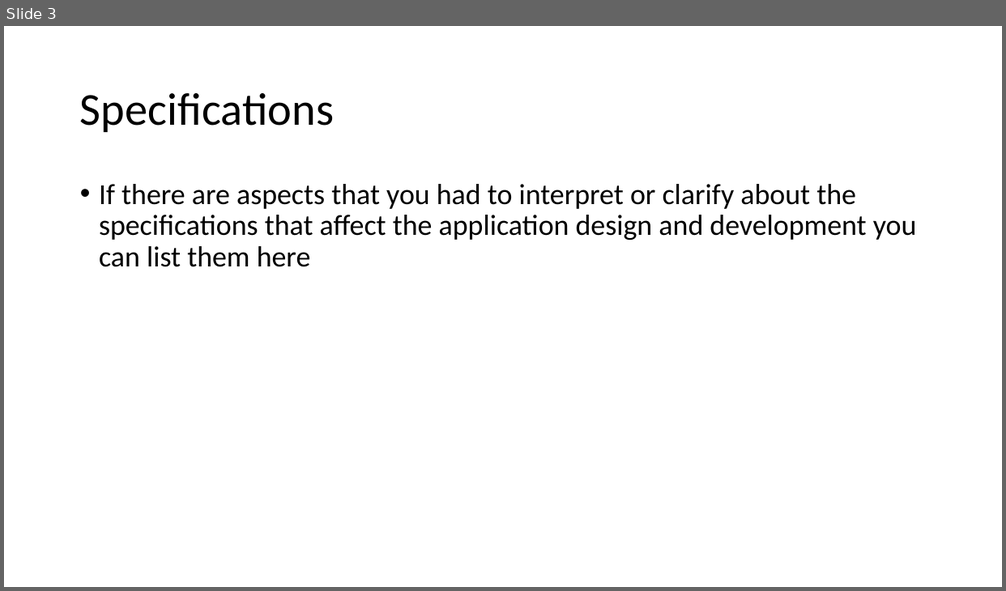
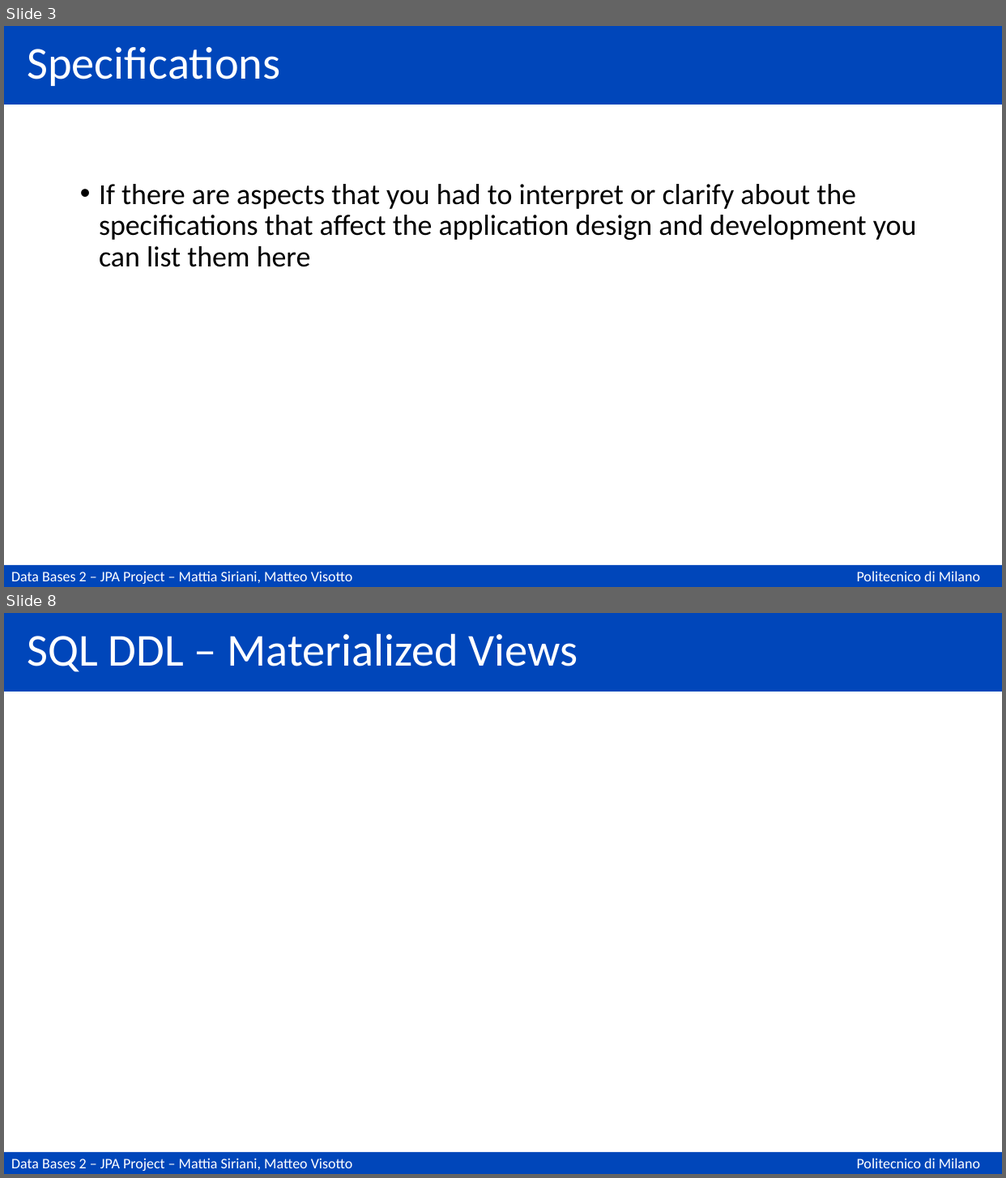
Before and after one commit to matteovisotto/DB2-SirianiVisotto, a slide deck: Documentation.pptx. Shown one above the other, each under a label of ours: slide 3 before the commit, slides 3 and 8 after it; the slides between them are not shown. The pictures are 1006x591 and 1006x1178 pixels, drawn with LibreOffice and Linux fonts; fonts in the diff are those of the drawing. Boxes give left, top, right and bottom in pixels: in the first picture for what was removed or moved away, otherwise in the second. Text is boxed around its words. In the diff, an @@ line names an element or a change of style, - is before the commit and + after.

```diff
--- a/Documentation.pptx
+++ b/Documentation.pptx
@@ slide 8 added at [4,613,1002,1174], background #FFFFFF; not listed: 3 template elements that a slide beside it also shows @@
@@ title added at [27,633,578,672], 44 pt, text #FFFFFF @@
+SQL DDL – Materialized Views
@@ slide 3 changed as well @@
@@ rectangle added at [4,26,1002,105], fill #0046BA @@
@@ title "Specifications": place and size @@
-title "Specifications" at [80,93,334,132]
+title "Specifications" at [27,47,280,86]
@@ title "Specifications" at [27,47,280,86]: text colour #000000 to #FFFFFF @@
@@ rectangle added at [4,565,1002,587], fill #0046BA, 14 pt, text #FFFFFF @@
+Data Bases 2 – JPA Project – Mattia Siriani, Matteo Visotto
@@ text added at [857,571,980,582], 14 pt, text #FFFFFF @@
+Politecnico di Milano
```
Also in this commit, not shown: 83 other slides changed, 4 other slides added, 6 slides removed.
